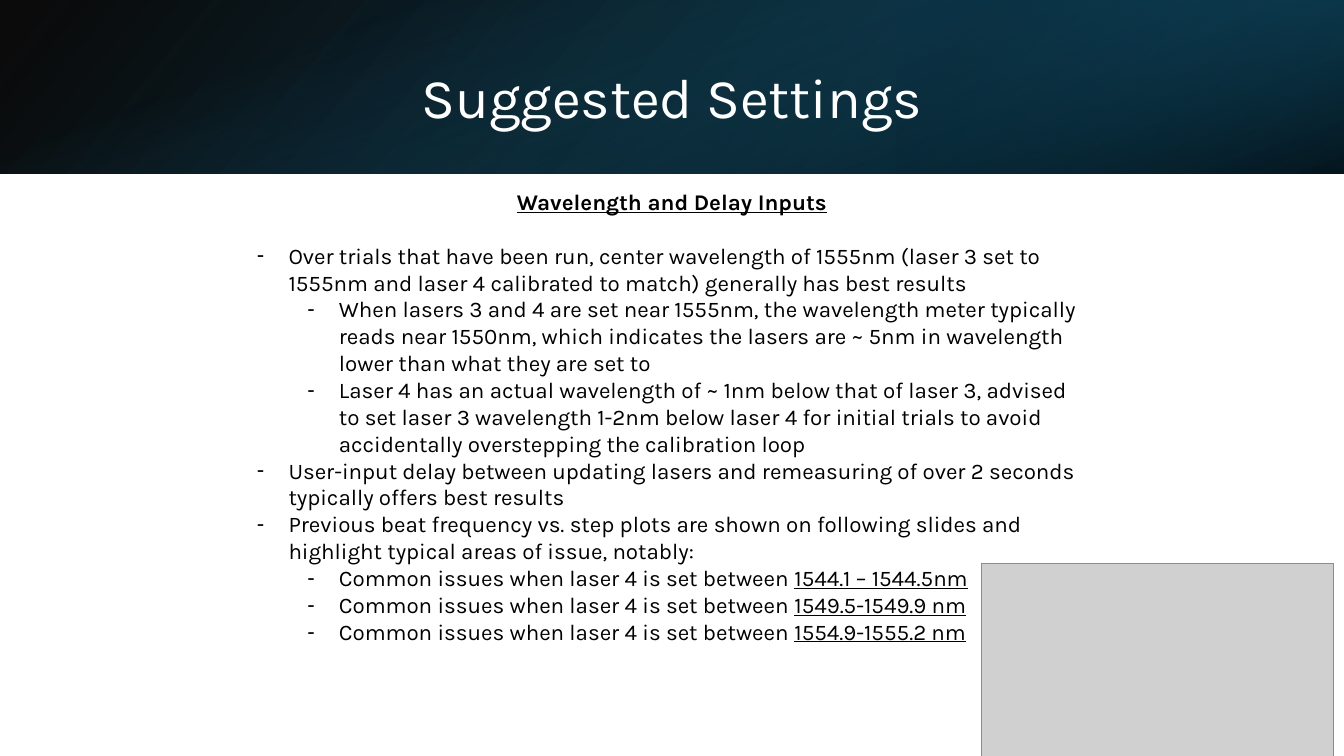
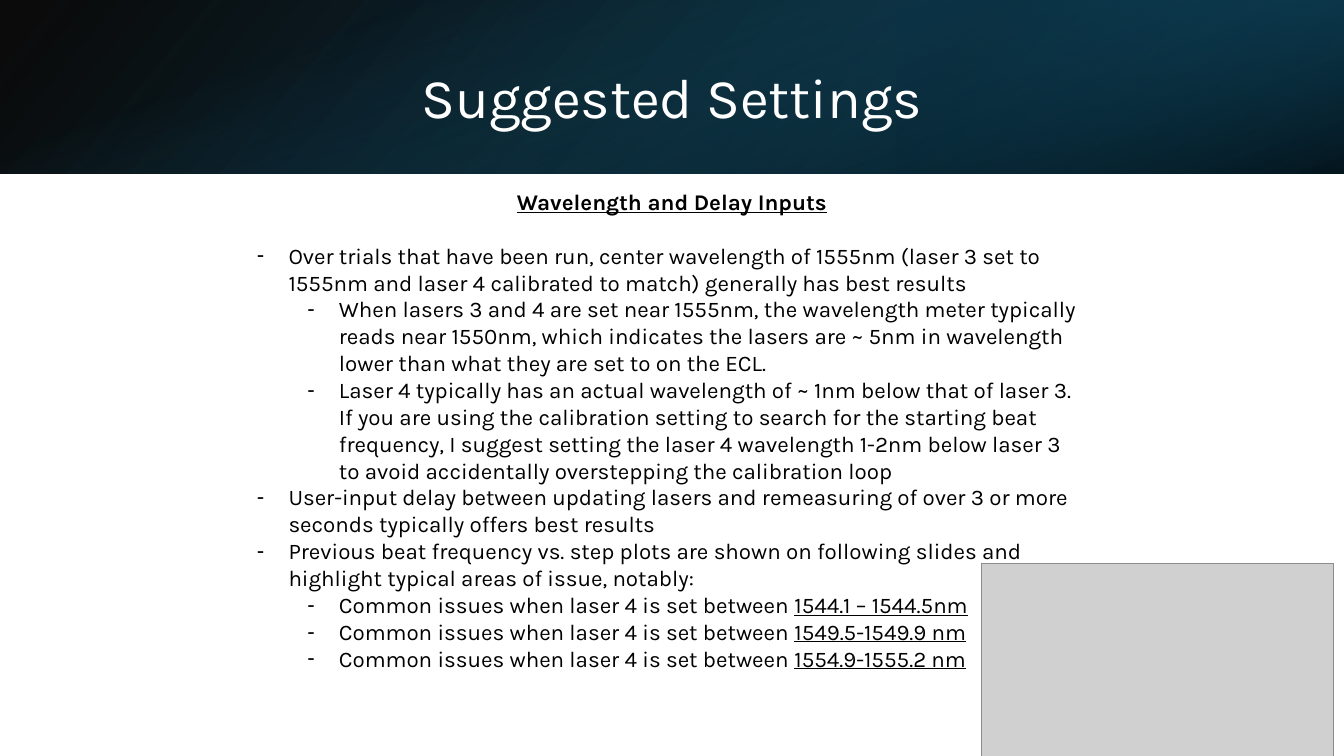
Before and after one commit to axx2xu/heterodyne, a slide deck: slide 15 of Python Heterodyne Measurement Automation Slides.pptx (slide 12 before the commit). Drawn at 1344x756 pixels with LibreOffice and Linux fonts; fonts in the diff are those of the drawing; grey boxes stand for pictures. Boxes give left, top, right and bottom in pixels: in the first picture for what was removed or moved away, otherwise in the second. Text is boxed around its words. In the diff, an @@ line names an element or a change of style, - is before the commit and + after.

```diff
--- a/Python Heterodyne Measurement Automation Slides.pptx
+++ b/Python Heterodyne Measurement Automation Slides.pptx
@@ text at bbox=[289, 301, 1075, 538]: text changed @@
-  – When lasers 3 and 4 are set near 1555nm, the wavelength meter typically reads near 1550nm, which indicates the lasers are ~ 5nm in wavelength lower than what they are set to
-  – Laser 4 has an actual wavelength of ~ 1nm below that of laser 3, advised to set laser 3 wavelength 1-2nm below laser 4 for initial trials to avoid accidentally overstepping the calibration loop
-– User-input delay between updating lasers and remeasuring of over 2 seconds typically offers best results
+  – When lasers 3 and 4 are set near 1555nm, the wavelength meter typically reads near 1550nm, which indicates the lasers are ~ 5nm in wavelength lower than what they are set to on the ECL.
+  – Laser 4 typically has an actual wavelength of ~ 1nm below that of laser 3. If you are using the calibration setting to search for the starting beat frequency, I suggest setting the laser 4 wavelength 1-2nm below laser 3 to avoid accidentally overstepping the calibration loop
+– User-input delay between updating lasers and remeasuring of over 3 or more seconds typically offers best results
```
Also in this commit, not shown: 7 other slides changed, 4 slides added, 1 slide removed, 10 other files.
